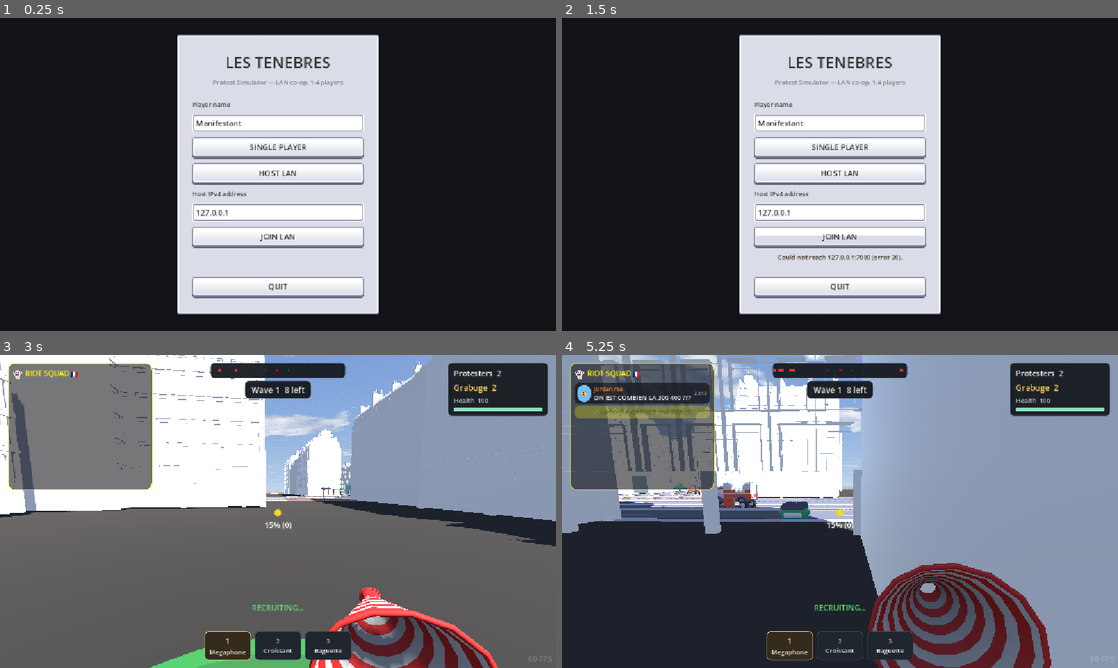
Above: before the commit, frames 1-4 (two rows, left to right).
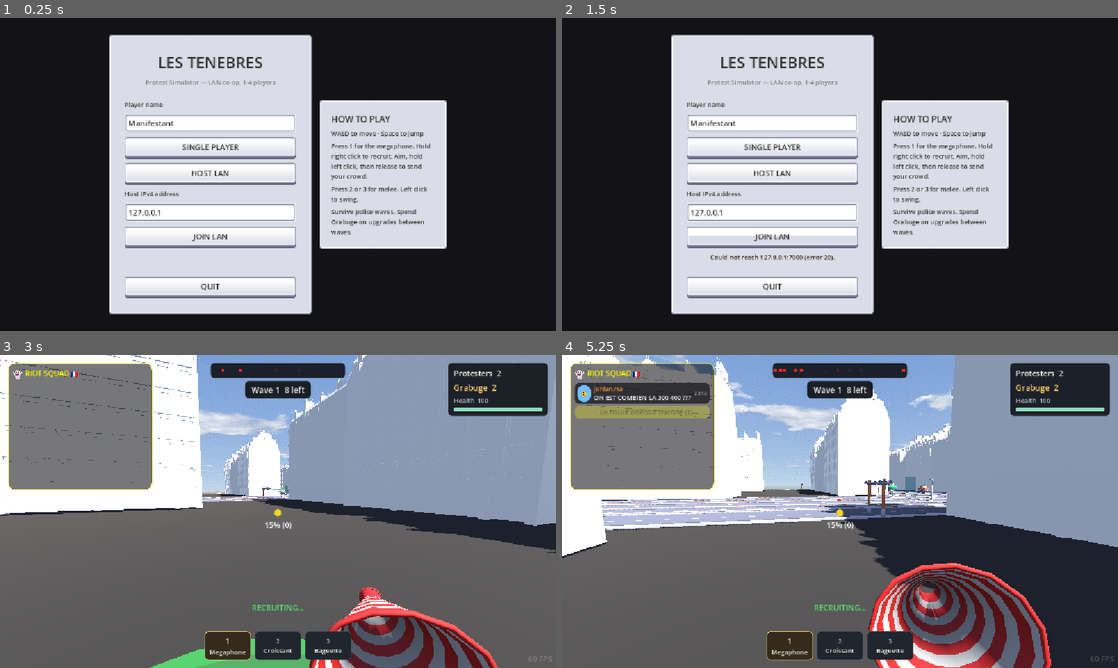
Above: after the commit, the same moments.

Repository: IsmailOuazzani/les-tenebres
Game: Godot game, scene res://scenes/main_menu.tscn
The game is run twice, just before and just after one commit, with the same random seed, the same clock (stepped at 60 frames per second) and the same inputs.
Inputs (mouse positions are in pixels of both pictures, inside the frame that each line leads up to):
- Up to frame 1 (0.25 s): no input
- Up to frame 2 (1.5 s): click "HOST LAN" at 0.5 s; click "JOIN LAN" at 1.25 s
- Up to frame 3 (3 s): click "SINGLE PLAYER" at 2 s; tap Enter at 2.75 s; move the mouse to (305, 511) at 2.77 s; hold W (move_forward) from 2.78 s (still down); hold Right mouse button (recruit) from 2.78 s (still down); click (305, 511) at 2.92 s
- Up to frame 4 (5.25 s): keep holding W (move_forward); tap Space (jump) at 3.02, 3.05, 3.32, 3.6, 3.77, 4.07, 4.55 s; move the mouse to (812, 511) at 3.52 s; release Right mouse button (recruit) at 3.53 s; click (812, 511) at 3.67 s; right-click (812, 511) at 3.8 s; move the mouse to (851, 505) at 4.27 s; press the mouse at (851, 505) at 4.28 s; move the mouse to (834, 517) at 5.02 s; release the mouse at (834, 517) at 5.03 s; right-click (834, 517) at 5.1 s; click (834, 517) at 5.17 s

The runs differ from the first frame. In frame 1, 28% of the frame differs, in the area x 19-81%, y 5-95%; in frame 2, 29%; in frame 3, 15%; in frame 4, 63%, in the area x 0-100%, y 0-100%.

Commit message:
Add quick-start guide to the main menu

Diff:
--- a/scenes/main_menu.tscn
+++ b/scenes/main_menu.tscn
@@ -18,86 +18,98 @@
 anchor_bottom = 1.0
 color = Color(0.07, 0.07, 0.09, 1)
 
-[node name="Center" type="CenterContainer" parent="."]
+[node name="Scroll" type="ScrollContainer" parent="."]
 layout_mode = 1
 anchors_preset = 15
 anchor_right = 1.0
 anchor_bottom = 1.0
+follow_focus = true
 
-[node name="Panel" type="PanelContainer" parent="Center"]
+[node name="Center" type="CenterContainer" parent="Scroll"]
+layout_mode = 2
+size_flags_horizontal = 3
+size_flags_vertical = 3
+
+[node name="MenuLayout" type="BoxContainer" parent="Scroll/Center"]
+unique_name_in_owner = true
+layout_mode = 2
+theme_override_constants/separation = 16
+
+[node name="Panel" type="PanelContainer" parent="Scroll/Center/MenuLayout"]
+unique_name_in_owner = true
 layout_mode = 2
 custom_minimum_size = Vector2(420, 0)
 theme_type_variation = &"PanelContainerDefaultFlat"
 
-[node name="Margin" type="MarginContainer" parent="Center/Panel"]
+[node name="Margin" type="MarginContainer" parent="Scroll/Center/MenuLayout/Panel"]
 layout_mode = 2
 theme_override_constants/margin_left = 24
 theme_override_constants/margin_top = 24
 theme_override_constants/margin_right = 24
 theme_override_constants/margin_bottom = 24
 
-[node name="VBox" type="VBoxContainer" parent="Center/Panel/Margin"]
+[node name="VBox" type="VBoxContainer" parent="Scroll/Center/MenuLayout/Panel/Margin"]
 layout_mode = 2
 theme_override_constants/separation = 10
 
-[node name="Title" type="Label" parent="Center/Panel/Margin/VBox"]
+[node name="Title" type="Label" parent="Scroll/Center/MenuLayout/Panel/Margin/VBox"]
 layout_mode = 2
 text = "LES TENEBRES"
 horizontal_alignment = 1
 theme_override_font_sizes/font_size = 32
 
-[node name="Subtitle" type="Label" parent="Center/Panel/Margin/VBox"]
+[node name="Subtitle" type="Label" parent="Scroll/Center/MenuLayout/Panel/Margin/VBox"]
 layout_mode = 2
 modulate = Color(1, 1, 1, 0.6)
 text = "Protest Simulator — LAN co-op, 1-4 players"
 horizontal_alignment = 1
 theme_override_font_sizes/font_size = 13
 
-[node name="Spacer1" type="Control" parent="Center/Panel/Margin/VBox"]
+[node name="Spacer1" type="Control" parent="Scroll/Center/MenuLayout/Panel/Margin/VBox"]
 layout_mode = 2
 custom_minimum_size = Vector2(0, 8)
 
-[node name="NameLabel" type="Label" parent="Center/Panel/Margin/VBox"]
+[node name="NameLabel" type="Label" parent="Scroll/Center/MenuLayout/Panel/Margin/VBox"]
 layout_mode = 2
 text = "Player name"
 theme_override_font_sizes/font_size = 13
 
-[node name="NameField" type="LineEdit" parent="Center/Panel/Margin/VBox"]
+[node name="NameField" type="LineEdit" parent="Scroll/Center/MenuLayout/Panel/Margin/VBox"]
 unique_name_in_owner = true
 layout_mode = 2
 text = "Manifestant"
 placeholder_text = "Manifestant"
 
-[node name="SinglePlayerButton" type="Button" parent="Center/Panel/Margin/VBox"]
+[node name="SinglePlayerButton" type="Button" parent="Scroll/Center/MenuLayout/Panel/Margin/VBox"]
 unique_name_in_owner = true
 layout_mode = 2
 custom_minimum_size = Vector2(0, 44)
 text = "SINGLE PLAYER"
 
-[node name="HostButton" type="Button" parent="Center/Panel/Margin/VBox"]
+[node name="HostButton" type="Button" parent="Scroll/Center/MenuLayout/Panel/Margin/VBox"]
 unique_name_in_owner = true
 layout_mode = 2
 custom_minimum_size = Vector2(0, 44)
 text = "HOST LAN"
 
-[node name="AddressLabel" type="Label" parent="Center/Panel/Margin/VBox"]
+[node name="AddressLabel" type="Label" parent="Scroll/Center/MenuLayout/Panel/Margin/VBox"]
 layout_mode = 2
 text = "Host IPv4 address"
 theme_override_font_sizes/font_size = 13
 
-[node name="AddressField" type="LineEdit" parent="Center/Panel/Margin/VBox"]
+[node name="AddressField" type="LineEdit" parent="Scroll/Center/MenuLayout/Panel/Margin/VBox"]
 unique_name_in_owner = true
 layout_mode = 2
 text = "127.0.0.1"
 placeholder_text = "192.168.1.42"
 
-[node name="JoinButton" type="Button" parent="Center/Panel/Margin/VBox"]
+[node name="JoinButton" type="Button" parent="Scroll/Center/MenuLayout/Panel/Margin/VBox"]
 unique_name_in_owner = true
 layout_mode = 2
 custom_minimum_size = Vector2(0, 44)
 text = "JOIN LAN"
 
-[node name="StatusLabel" type="Label" parent="Center/Panel/Margin/VBox"]
+[node name="StatusLabel" type="Label" parent="Scroll/Center/MenuLayout/Panel/Margin/VBox"]
 unique_name_in_owner = true
 layout_mode = 2
 custom_minimum_size = Vector2(0, 40)
@@ -107,7 +119,58 @@
 horizontal_alignment = 1
 theme_override_font_sizes/font_size = 13
 
-[node name="QuitButton" type="Button" parent="Center/Panel/Margin/VBox"]
+[node name="QuitButton" type="Button" parent="Scroll/Center/MenuLayout/Panel/Margin/VBox"]
 unique_name_in_owner = true
 layout_mode = 2
 text = "QUIT"
+
+[node name="HowToPlay" type="PanelContainer" parent="Scroll/Center/MenuLayout"]
+unique_name_in_owner = true
+custom_minimum_size = Vector2(264, 0)
+layout_mode = 2
+size_flags_horizontal = 4
+size_flags_vertical = 4
+mouse_filter = 2
+theme_type_variation = &"PanelContainerDefaultFlat"
+
+[node name="Margin" type="MarginContainer" parent="Scroll/Center/MenuLayout/HowToPlay"]
+layout_mode = 2
+mouse_filter = 2
+theme_override_constants/margin_left = 16
+theme_override_constants/margin_top = 16
+theme_override_constants/margin_right = 16
+theme_override_constants/margin_bottom = 16
+
+[node name="VBox" type="VBoxContainer" parent="Scroll/Center/MenuLayout/HowToPlay/Margin"]
+layout_mode = 2
+mouse_filter = 2
+theme_override_constants/separation = 8
+
+[node name="Heading" type="Label" parent="Scroll/Center/MenuLayout/HowToPlay/Margin/VBox"]
+layout_mode = 2
+theme_override_font_sizes/font_size = 18
+text = "HOW TO PLAY"
+
+[node name="Movement" type="Label" parent="Scroll/Center/MenuLayout/HowToPlay/Margin/VBox"]
+layout_mode = 2
+theme_override_font_sizes/font_size = 13
+text = "WASD to move · Space to jump"
+autowrap_mode = 3
+
+[node name="Megaphone" type="Label" parent="Scroll/Center/MenuLayout/HowToPlay/Margin/VBox"]
+layout_mode = 2
+theme_override_font_sizes/font_size = 13
+text = "Press 1 for the megaphone. Hold right click to recruit. Aim, hold left click, then release to send your crowd."
+autowrap_mode = 3
+
+[node name="Melee" type="Label" parent="Scroll/Center/MenuLayout/HowToPlay/Margin/VBox"]
+layout_mode = 2
+theme_override_font_sizes/font_size = 13
+text = "Press 2 or 3 for melee. Left click to swing."
+autowrap_mode = 3
+
+[node name="Objective" type="Label" parent="Scroll/Center/MenuLayout/HowToPlay/Margin/VBox"]
+layout_mode = 2
+theme_override_font_sizes/font_size = 13
+text = "Survive police waves. Spend Grabuge on upgrades between waves."
+autowrap_mode = 3
--- a/scripts/main_menu.gd
+++ b/scripts/main_menu.gd
@@ -19,6 +19,9 @@
 @onready var _join_button: Button = %JoinButton
 @onready var _quit_button: Button = %QuitButton
 @onready var _status_label: Label = %StatusLabel
+@onready var _menu_layout: BoxContainer = %MenuLayout
+@onready var _session_panel: PanelContainer = %Panel
+@onready var _how_to_play: PanelContainer = %HowToPlay
 
 
 func _ready() -> void:
@@ -35,6 +38,21 @@
 
 	_name_field.text = NetworkManager.local_player_name
 	_status_label.text = NetworkManager.get_last_error()
+
+	resized.connect(_update_menu_layout)
+	get_window().size_changed.connect(_update_menu_layout)
+	_update_menu_layout()
+
+
+func _update_menu_layout() -> void:
+	var separation := _menu_layout.get_theme_constant("separation")
+	var row_width := (
+		_session_panel.get_combined_minimum_size().x
+		+ _how_to_play.get_combined_minimum_size().x
+		+ separation
+	)
+	var available_width := minf(size.x, get_window().size.x)
+	_menu_layout.vertical = available_width < row_width + 2.0 * separation
 
 
 func _on_single_player_pressed() -> void:
